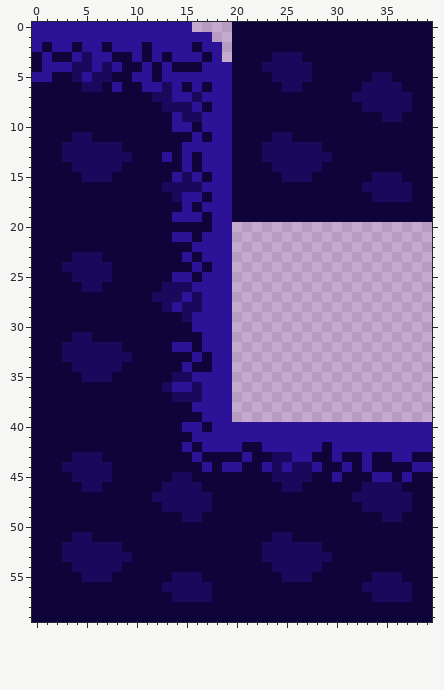
Two states of a pixel-art file, assets/textures/mer/blocTileset.ase. The first picture shows the starting point.
40x60 pixels, 1 frame.
And afterwards:
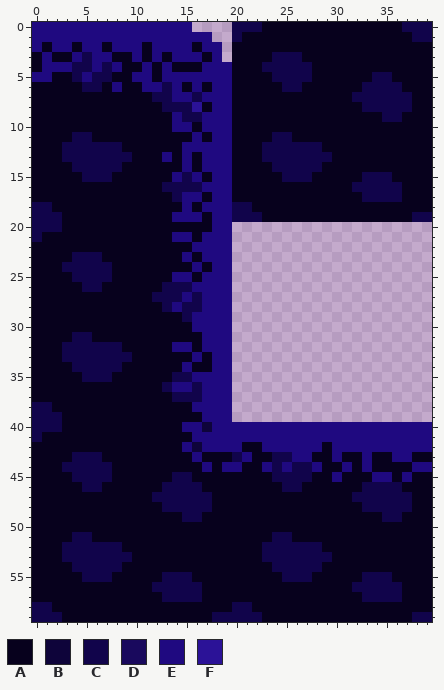
Palette (. is transparent): A #07011d  B #0e043a  C #11044b  D #19095d  E #1f0980  F #2b1297
Diff:
@@ x 0..39 @@
- 0 FFFFFFFFFFFFFFFF....BBBBBBBBBBBBBBBBBBBB
- 1 FFFFFFFFFFFFFFFFFF..BBBBBBBBBBBBBBBBBBBB
- 2 FBFFBFFBFFFBFFFFBFF.BBBBBBBBBBBBBBBBBBBB
- 3 BFBBFDFFBBFBFBFFFBF.BBBBDDDBBBBBBBBBBBBB
- 4 BFFFDDFDFBBFBFBBBFFFBBBDDDDDBBBBBBBBBBBB
- 5 FFBBDFDDBBFFBFFFFFFFBBBBDDDDBBBBBBDDBBBB
- 6 BBBBBDDBFBBFFDFBFBFFBBBBBDDBBBBBBDDDDBBB
- 7 BBBBBBBBBBBBDDFFDFFFBBBBBBBBBBBBDDDDDDBB
- 8 BBBBBBBBBBBBBDDDFBFFBBBBBBBBBBBBBDDDDDBB
- 9 BBBBBBBBBBBBBBFDDFFFBBBBBBBBBBBBBBBDDBBB
-10 BBBBBBBBBBBBBBFFBFFFBBBBBBBBBBBBBBBBBBBB
-11 BBBBDDBBBBBBBBBBFBFFBBBBDDBBBBBBBBBBBBBB
-12 BBBDDDDDDBBBBBBFFFFFBBBDDDDDDBBBBBBBBBBB
-13 BBBDDDDDDDBBBFBFBFFFBBBDDDDDDDBBBBBBBBBB
-14 BBBBDDDDDBBBBBBFBFFFBBBBDDDDDBBBBBBBBBBB
-15 BBBBBDDDBBBBBBFDFBFFBBBBBDDDBBBBBBDDDBBB
-16 BBBBBBBBBBBBBDDDDFFFBBBBBBBBBBBBBDDDDDBB
-17 BBBBBBBBBBBBBBDFFBFFBBBBBBBBBBBBBBDDDDBB
-18 BBBBBBBBBBBBBBBFBFFFBBBBBBBBBBBBBBBBBBBB
-19 BBBBBBBBBBBBBBFFFBFFBBBBBBBBBBBBBBBBBBBB
-20 BBBBBBBBBBBBBBBBBBFF....................
-21 BBBBBBBBBBBBBBFFBFFF....................
-22 BBBBBBBBBBBBBBBBFFFF....................
-23 BBBBDDDBBBBBBBBFBFFF....................
-24 BBBDDDDDBBBBBBBBFBFF....................
-25 BBBBDDDDBBBBBBFFBFFF....................
-26 BBBBBDDBBBBBBDDDFFFF....................
-27 BBBBBBBBBBBBDDDFDFFF....................
-28 BBBBBBBBBBBBBDFDDFFF....................
-29 BBBBBBBBBBBBBBBDFFFF....................
-30 BBBBBBBBBBBBBBBBFFFF....................
-31 BBBBDDBBBBBBBBBBBFFF....................
-32 BBBDDDDDDBBBBBFFBFFF....................
-33 BBBDDDDDDDBBBBBBFBFF....................
-34 BBBBDDDDDBBBBBBFBBFF....................
-35 BBBBBDDDBBBBBBDDFFFF....................
-36 BBBBBBBBBBBBBDFFDFFF....................
-37 BBBBBBBBBBBBBBDDDFFF....................
-38 BBBBBBBBBBBBBBBBFFFF....................
-39 BBBBBBBBBBBBBBBBBFFF....................
-40 BBBBBBBBBBBBBBBFFBFFFFFFFFFFFFFFFFFFFFFF
-41 BBBBBBBBBBBBBBBBFFFFFFFFFFFFFFFFFFFFFFFF
-42 BBBBBBBBBBBBBBBFBFFFFBBFFFFFFBFFFFFFFFFF
-43 BBBBDDDBBBBBBBBBFBBBBFBBDDFFBBFBBFBBFFBB
-44 BBBDDDDDBBBBBBBBBFBFFBBFDFDDFBBFBFBBBBFF
-45 BBBBDDDDBBBBBBDDBBBBBBBBDDDDBBFBBBFFBFBB
-46 BBBBBDDBBBBBBDDDDBBBBBBBBDDBBBBBBDDDDBBB
-47 BBBBBBBBBBBBDDDDDDBBBBBBBBBBBBBBDDDDDDBB
-48 BBBBBBBBBBBBBDDDDDBBBBBBBBBBBBBBBDDDDDBB
-49 BBBBBBBBBBBBBBBDDBBBBBBBBBBBBBBBBBBDDBBB
-50 BBBBBBBBBBBBBBBBBBBBBBBBBBBBBBBBBBBBBBBB
-51 BBBBDDBBBBBBBBBBBBBBBBBBDDBBBBBBBBBBBBBB
-52 BBBDDDDDDBBBBBBBBBBBBBBDDDDDDBBBBBBBBBBB
-53 BBBDDDDDDDBBBBBBBBBBBBBDDDDDDDBBBBBBBBBB
-54 BBBBDDDDDBBBBBBBBBBBBBBBDDDDDBBBBBBBBBBB
-55 BBBBBDDDBBBBBBDDDBBBBBBBBDDDBBBBBBDDDBBB
-56 BBBBBBBBBBBBBDDDDDBBBBBBBBBBBBBBBDDDDDBB
-57 BBBBBBBBBBBBBBDDDDBBBBBBBBBBBBBBBBDDDDBB
-58 BBBBBBBBBBBBBBBBBBBBBBBBBBBBBBBBBBBBBBBB
-59 BBBBBBBBBBBBBBBBBBBBBBBBBBBBBBBBBBBBBBBB
+ 0 EEEEEEEEEEEEEEEE....CCCAAAAAAAAAAAAAACCC
+ 1 EEEEEEEEEEEEEEEEEE..CAAAAAAAAAAAAAAAAACC
+ 2 EAEEAEEAEEEAEEEEAEE.AAAAAAAAAAAAAAAAAAAA
+ 3 AEAAECEEAAEAEAEEEAE.AAAACCCAAAAAAAAAAAAA
+ 4 AEEECCECEAAEAEAAAEEEAAACCCCCAAAAAAAAAAAA
+ 5 EEAACECCAAEEAEEEEEEEAAAACCCCAAAAAACCAAAA
+ 6 AAAAACCAEAAEECEAEAEEAAAAACCAAAAAACCCCAAA
+ 7 AAAAAAAAAAAACCEECEEEAAAAAAAAAAAACCCCCCAA
+ 8 AAAAAAAAAAAAACCCFAEEAAAAAAAAAAAAACCCCCAA
+ 9 AAAAAAAAAAAAAAECCEEEAAAAAAAAAAAAAAACCAAA
+10 AAAAAAAAAAAAAAEEAEEEAAAAAAAAAAAAAAAAAAAA
+11 AAAACCAAAAAAAAAAEAEEAAAACCAAAAAAAAAAAAAA
+12 AAACCCCCCAAAAAAEEEEEAAACCCCCCAAAAAAAAAAA
+13 AAACCCCCCCAAAEAEAEEEAAACCCCCCCAAAAAAAAAA
+14 AAAACCCCCAAAAAAEAEEEAAAACCCCCAAAAAAAAAAA
+15 AAAAACCCAAAAAAECEAEEAAAAACCCAAAAACCCAAAA
+16 AAAAAAAAAAAAACCCCEEEAAAAAAAAAAAACCCCCAAA
+17 AAAAAAAAAAAAAACEEAEEAAAAAAAAAAAAACCCCAAA
+18 CCAAAAAAAAAAAAAEAEEECCAAAAAAAAAAAAAAAAAA
+19 CCCAAAAAAAAAAAEEEAEECCCAAAAAAAAAAAAAAACC
+20 CCCAAAAAAAAAAAAAAAEE....................
+21 CAAAAAAAAAAAAAEEAEEE....................
+22 AAAAAAAAAAAAAAAAEEEE....................
+23 AAAACCCAAAAAAAAEAEEE....................
+24 AAACCCCCAAAAAAAAEAEE....................
+25 AAAACCCCAAAAAAEEAEEE....................
+26 AAAAACCAAAAAACCCEEEE....................
+27 AAAAAAAAAAAACCCECEEE....................
+28 AAAAAAAAAAAAACECCEEE....................
+29 AAAAAAAAAAAAAAACEEEE....................
+30 AAAAAAAAAAAAAAAAEEEE....................
+31 AAAACCAAAAAAAAAAAEEE....................
+32 AAACCCCCCAAAAAEEAEEE....................
+33 AAACCCCCCCAAAAAAEAEE....................
+34 AAAACCCCCAAAAAAEAAEE....................
+35 AAAAACCCAAAAAACCEEEE....................
+36 AAAAAAAAAAAAACEECEEE....................
+37 AAAAAAAAAAAAAACCCEEE....................
+38 CCAAAAAAAAAAAAAAEEEE....................
+39 CCCAAAAAAAAAAAAAAEEE....................
+40 CCCAAAAAAAAAAAAEEBEEEEEEEEEEEEEEEEEEEEEE
+41 CAAAAAAAAAAAAAAAEEEEEEEEEEEEEEEEEEEEEEEE
+42 AAAAAAAAAAAAAAAEBEEEEAAEEEEEEAEEEEEEEEEE
+43 AAAACCCAAAAAAAAAEAAACEAACCEEAAEAAEAAEEAA
+44 AAACCCCCAAAAAAAAAEAEEAAECECCEAAEAEAAAAEE
+45 AAAACCCCAAAAAACCAAAAAAAACCCCAAEAAAEEAEAA
+46 AAAAACCAAAAAACCCCAAAAAAAACCAAAAAACCCCAAA
+47 AAAAAAAAAAAACCCCCCAAAAAAAAAAAAAACCCCCCAA
+48 AAAAAAAAAAAAACCCCCAAAAAAAAAAAAAAACCCCCAA
+49 AAAAAAAAAAAAAAACCAAAAAAAAAAAAAAAAAACCAAA
+50 AAAAAAAAAAAAAAAAAAAAAAAAAAAAAAAAAAAAAAAA
+51 AAAACCAAAAAAAAAAAAAAAAAACCAAAAAAAAAAAAAA
+52 AAACCCCCCAAAAAAAAAAAAAACCCCCCAAAAAAAAAAA
+53 AAACCCCCCCAAAAAAAAAAAAACCCCCCCAAAAAAAAAA
+54 AAAACCCCCAAAAAAAAAAAAAAACCCCCAAAAAAAAAAA
+55 AAAAACCCAAAAACCCAAAAAAAAACCCAAAAACCCAAAA
+56 AAAAAAAAAAAACCCCCAAAAAAAAAAAAAAACCCCCAAA
+57 AAAAAAAAAAAAACCCCAAAAAAAAAAAAAAAACCCCAAA
+58 CCAAAAAAAAAAAAAAAAAACCAAAAAAAAAAAAAAAAAA
+59 CCCAAAAAAAAAAAAAAACCCCCAAAAAAAAAAAAAAACC
Changed places in both pictures, as pixel boxes (x1, y1, x2, y2):
changed: (32, 22, 432, 622)
